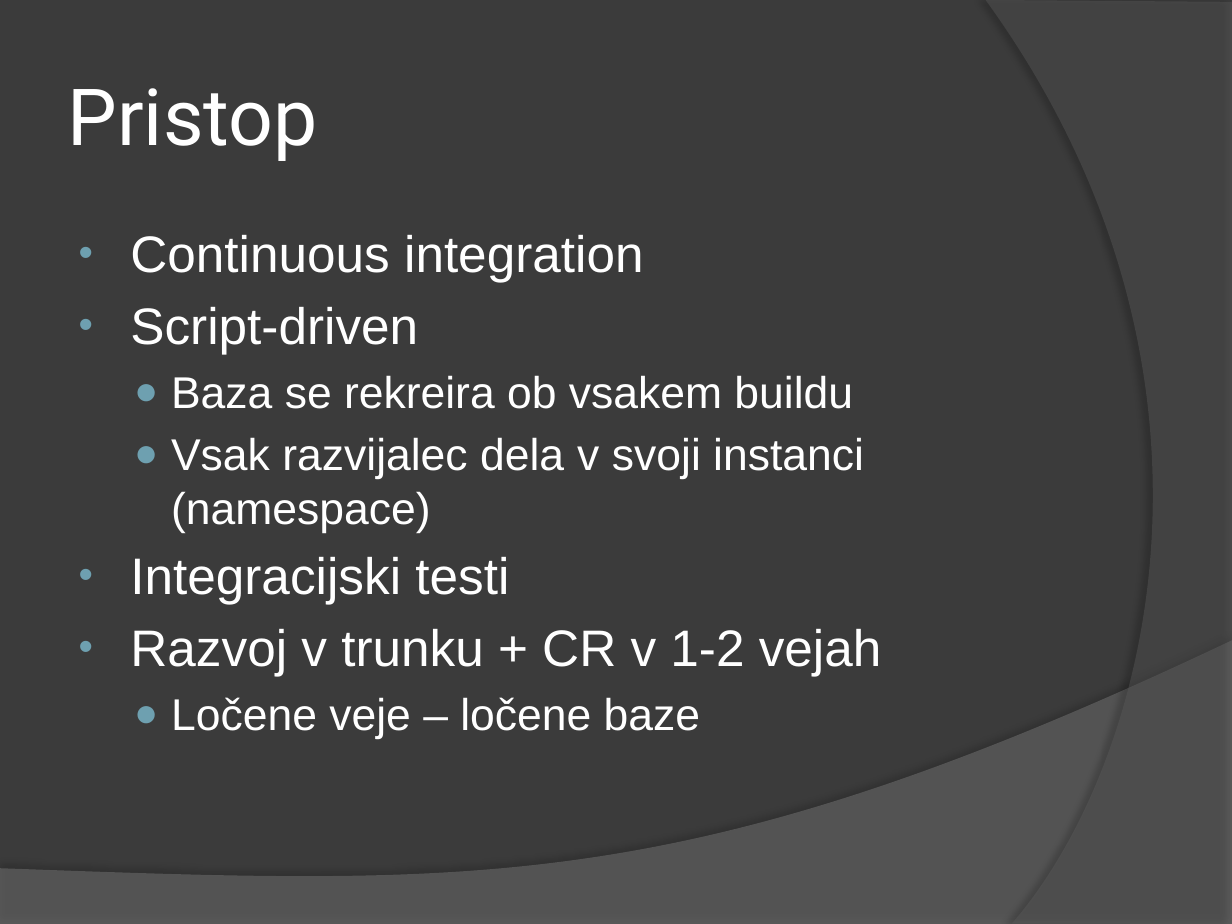
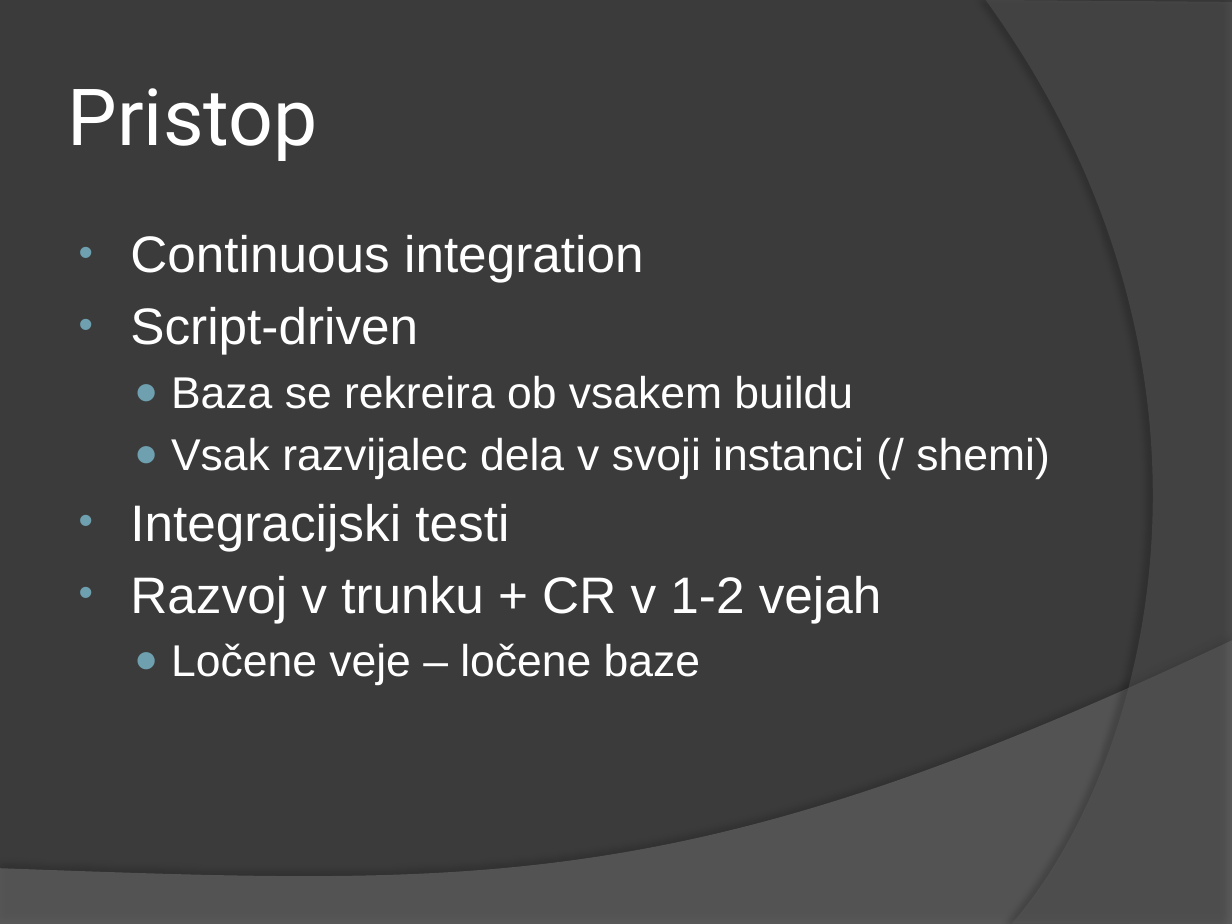
Before and after one commit to breki/Tutis, a slide deck: slide 3 of NHTutorial/docs/NH Presentation.pptx. Drawn at 1232x924 pixels with LibreOffice and Linux fonts; fonts in the diff are those of the drawing. Boxes give left, top, right and bottom in pixels: in the first picture for what was removed or moved away, otherwise in the second. Text is boxed around its words. In the diff, an @@ line names an element or a change of style, - is before the commit and + after.

```diff
--- a/NHTutorial/docs/NH Presentation.pptx
+++ b/NHTutorial/docs/NH Presentation.pptx
@@ text at [171,437,1049,479]: text changed @@
-  ● Vsak razvijalec dela v svoji instanci (namespace)
+  ● Vsak razvijalec dela v svoji instanci (/ shemi)
```
Also in this commit, not shown: 2 other slides changed, 2 slides added, 16 other files.
